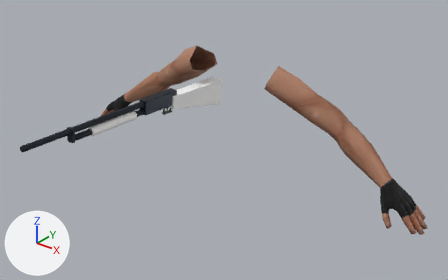
The glTF model assets/models/viewmodels/ithaca_fp.glb: old version first, new version second.
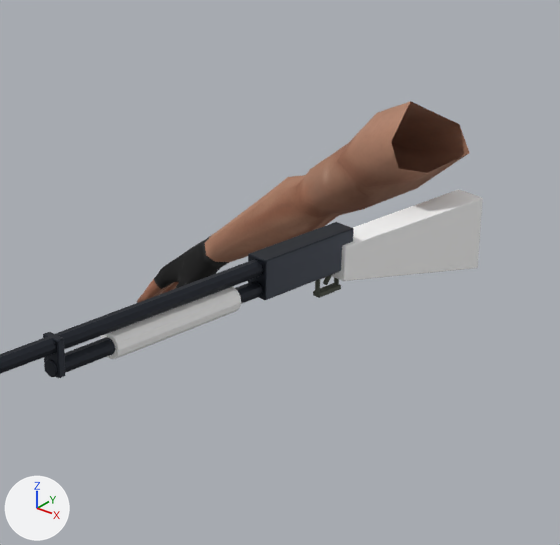
Each version is shown whole from a 50 mm lens placed at (1.428, -1.839, 2.422), pointed at (0.148, -0.239, 1.43), then close up on the part from 12% to 56% of the width and 3% to 72% of the height. Lighting does not change. The marker at lower left points along +X, +Y and +Z. The first two pictures are the older version. Vertices at exactly the same position are counted once.

In view in the first close-up: 'ArmsMesh', 'Ithaca37_Shotgun'.
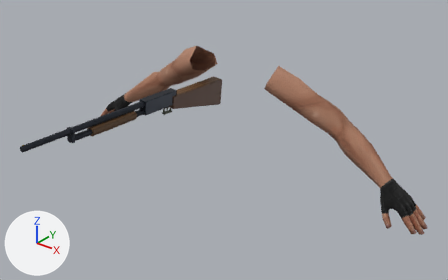
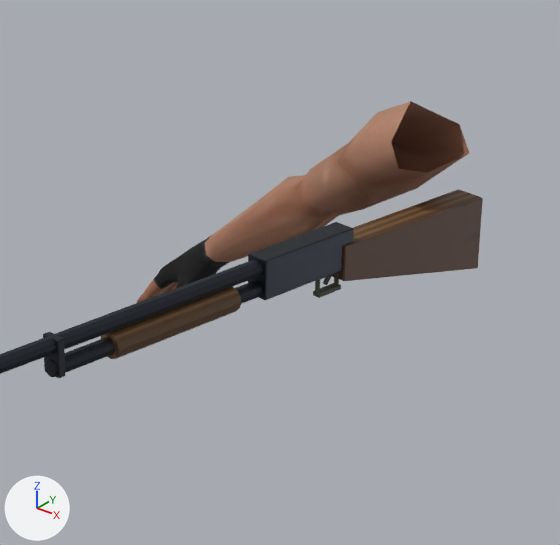
The change, as a list of edits to the scene's bpy script:
```text
Add img_bake_walnut_002:
    img_bake_walnut_002 = load_image('bake_Walnut.002', '_unpacked/bake_Walnut.002', 512, 512, 'sRGB')
Add img_bake_walnut_001:
    img_bake_walnut_001 = load_image('bake_Walnut.001', '_unpacked/bake_Walnut.001', 512, 512, 'sRGB')
Change mat_walnut_001:
    remove mat_walnut_001.base_color = (1.0, 1.0, 1.0)  # white #ffffff
    add mat_walnut_001.texture = img_bake_walnut_001
Change mat_walnut_002:
    remove mat_walnut_002.base_color = (1.0, 1.0, 1.0)  # white #ffffff
    add mat_walnut_002.texture = img_bake_walnut_002
Change me_cube_009:
    where me_cube_009.from_pydata(...)  # 806 vertices, 1556 faces; spans x -0.487..0.458, y -0.024..0.023, z -0.085..0.047
    used by ob_ithaca37_shotgun; location = (-0.162, -0.365, 1.492); rotation_euler = (0.0584, 0.0389, 1.581), in degrees (3.3, 2.2, 91); scale = (1.05, 1.05, 1.05)
    me_cube_009 part 1: texture (UV) coordinates of 1556 of 1556 faces, centred in x -0.487..0.458, y -0.024..0.023, z -0.085..0.047, changed; they spanned u 0.0..1.0, v 0.0..1.0 and now span u 0.01..0.99, v 0.01..0.99
```

Where the change shows, as pixel boxes [x1, y1, x2, y2] in the close-ups (560 x 545 px):
'Ithaca37_Shotgun', surface changed (dark grey to brown)
    both: [97, 189, 483, 359]
